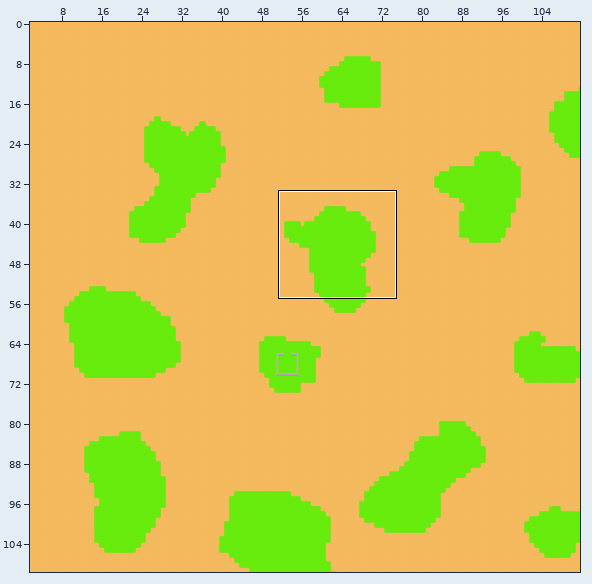
Level history. Tiled map: assets/testmap.tmx. Above, an overview of the earlier version with the close-up marked.
Close-up. Before the commit:
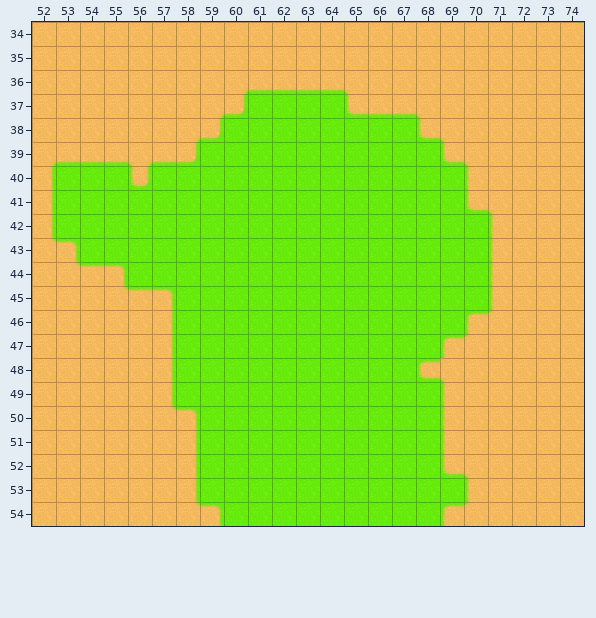
Cells are 32x32 px. Shown: x 52..74, y 34..54.
Now the later version:
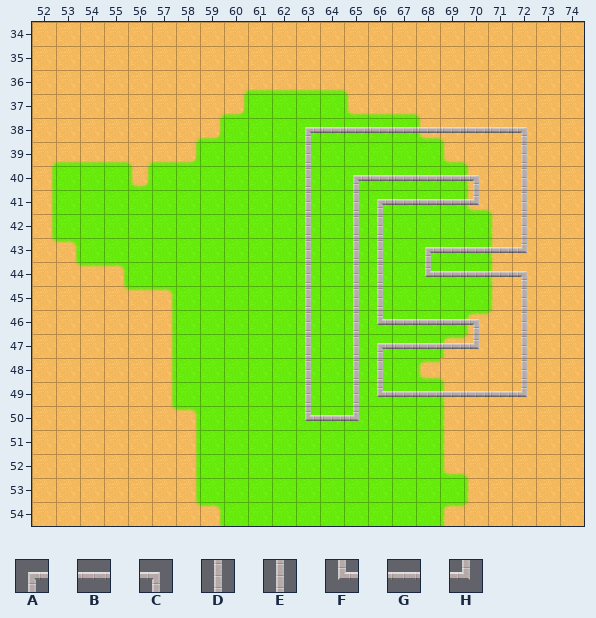
Key: from "tileset": A 8, B 9, C 10, D 24, E 26, F 40, G 41, H 42.
_ is an empty cell, . an unchanged one.
Difference:
--- layer "Building"
@@ x 63..72 @@
-38 __________
-39 _........_
-40 _.______._
-41 _.______._
-42 _.__....._
-43 _.__._____
-44 _.__._____
-45 _.__....._
-46 _.______._
-47 _.______._
-48 _.__....._
-49 _.________
-50 ___.......
+38 ABBBBBBBBC
+39 D........E
+40 D.ABBBBC.E
+41 D.EAGGGH.E
+42 D.ED.....E
+43 D.ED.AGGGH
+44 D.ED.FGGGC
+45 D.ED.....E
+46 D.EFGGGC.E
+47 D.EABBBH.E
+48 D.DE.....E
+49 D.DFBBBBBH
+50 FGH.......
